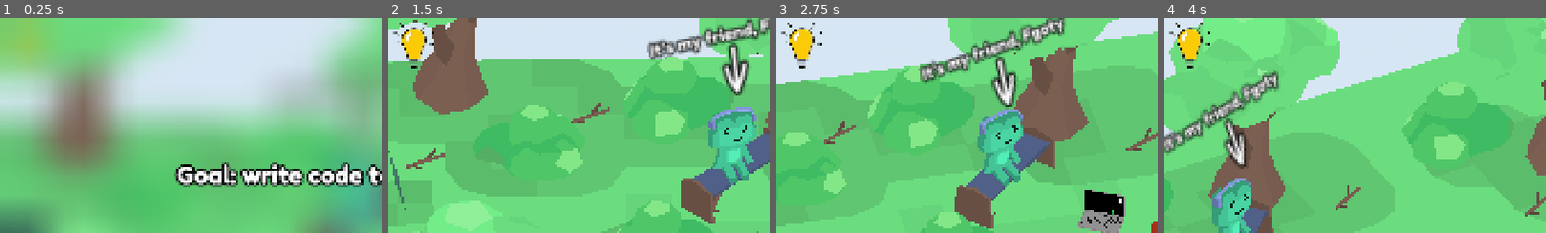
Above: before the commit, frames 1-4 (left to right).
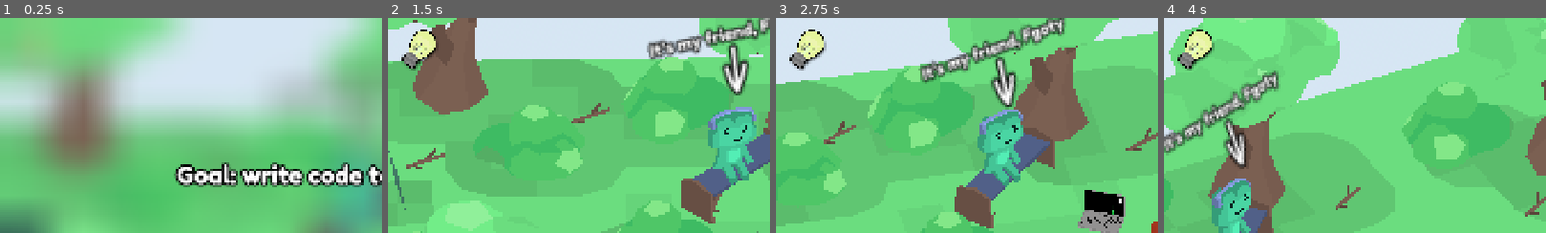
Above: after the commit, the same moments.

Repository: EnotCoder/my_friend_is_fgoty
Game: Godot game, scene res://scenes/levels/level_1.tscn
Two runs of this game, one before a commit and one after it. Both use one fixed random seed, a clock stepped at 60 frames per second and the inputs below. This scene is started directly instead of the project's main scene.
Inputs (mouse positions are % of the whole screen's width and height, from its top left; square brackets give the same spot before the commit, where the layout moved):
- Up to frame 1 (0.25 s): no input
- Up to frame 2 (1.5 s): click (4, 8) [3, 6] at 0.5 s; tap Enter at 1.25 s; move the mouse to (72, 45) at 1.27 s; hold Right (ui_right) from 1.28 s (still down); tap D (D) at 1.35 s; click (72, 45) at 1.42 s
- Up to frame 3 (2.75 s): release Right (ui_right) at 2 s; drag from (30, 55) to (45, 70) at 2.02 s
- Up to frame 4 (4 s): move the mouse to (60, 28) at 2.77 s; hold Right (ui_right) 2.78-3.5 s; tap D (D) at 2.85 s; drag from (45, 70) to (20, 35) at 3.52 s
The pictures show only the part of the screen within x 0-50%, y 0-50%; the shares and areas given below are measured in that part.

The runs differ from the first frame. In frame 1, 0.8% of the frame differs, in the area x 3-11%, y 0-20%; in frame 2, 1.4%; in frame 3, 1.4%; in frame 4, 1.4%, in the area x 1-14%, y 2-25%.

Commit message:
update hint icon

Diff:
--- a/scenes/action_scene/ui/start_level_hint.tscn
+++ b/scenes/action_scene/ui/start_level_hint.tscn
@@ -1,9 +1,10 @@
 [gd_scene format=3 uid="uid://cs34ebgor37qa"]
 
-[ext_resource type="Texture2D" uid="uid://cscuy7uip65u1" path="res://ui/icon_hint.png" id="1_0fav1"]
+[ext_resource type="Texture2D" uid="uid://cscuy7uip65u1" path="res://ui/button_hint/icon_hint.png" id="1_0fav1"]
 [ext_resource type="Shader" uid="uid://881bm6j3ur7n" path="res://shaders/blur.gdshader" id="1_5wiq7"]
 [ext_resource type="FontFile" uid="uid://bhielboa5e5rv" path="res://ui/text/font.ttf" id="1_r7k34"]
 [ext_resource type="Script" uid="uid://ckk7ij878fb62" path="res://scripts/ui/start_level_hint.gd" id="1_v5kig"]
+[ext_resource type="Texture2D" uid="uid://blpca5qoxtvi8" path="res://ui/button_hint/icon_hint_active.png" id="3_ey681"]
 [ext_resource type="Script" uid="uid://bbwk2fjkue7q4" path="res://scripts/ui/hint_but.gd" id="5_bexk1"]
 
 [sub_resource type="ShaderMaterial" id="ShaderMaterial_jmwk8"]
@@ -92,9 +93,14 @@
 
 [node name="hint" type="TextureButton" parent="." unique_id=850002536]
 layout_mode = 0
-offset_right = 128.0
-offset_bottom = 128.0
+offset_left = 30.0
+offset_top = 30.0
+offset_right = 286.0
+offset_bottom = 286.0
+scale = Vector2(0.4, 0.4)
 texture_normal = ExtResource("1_0fav1")
+texture_pressed = ExtResource("3_ey681")
+texture_hover = ExtResource("3_ey681")
 script = ExtResource("5_bexk1")
 
 [node name="panel" type="Control" parent="." unique_id=1972966159]
Binary file added: ui/button_hint/icon_hint.png
Not shown, changed: ui/button_hint/icon_hint.png.import
Binary file added: ui/button_hint/icon_hint_active.png
Not shown, added: ui/button_hint/icon_hint_active.png.import
Binary file removed: ui/icon_hint.png
